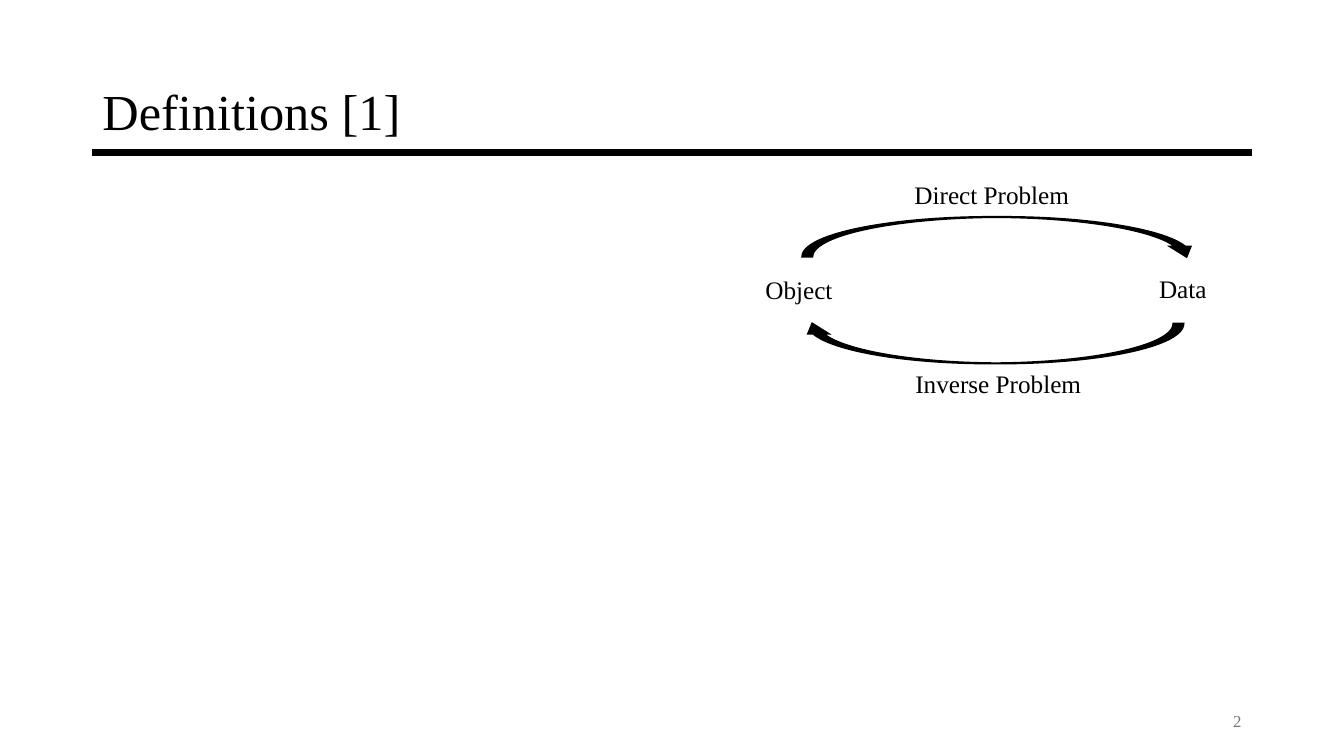
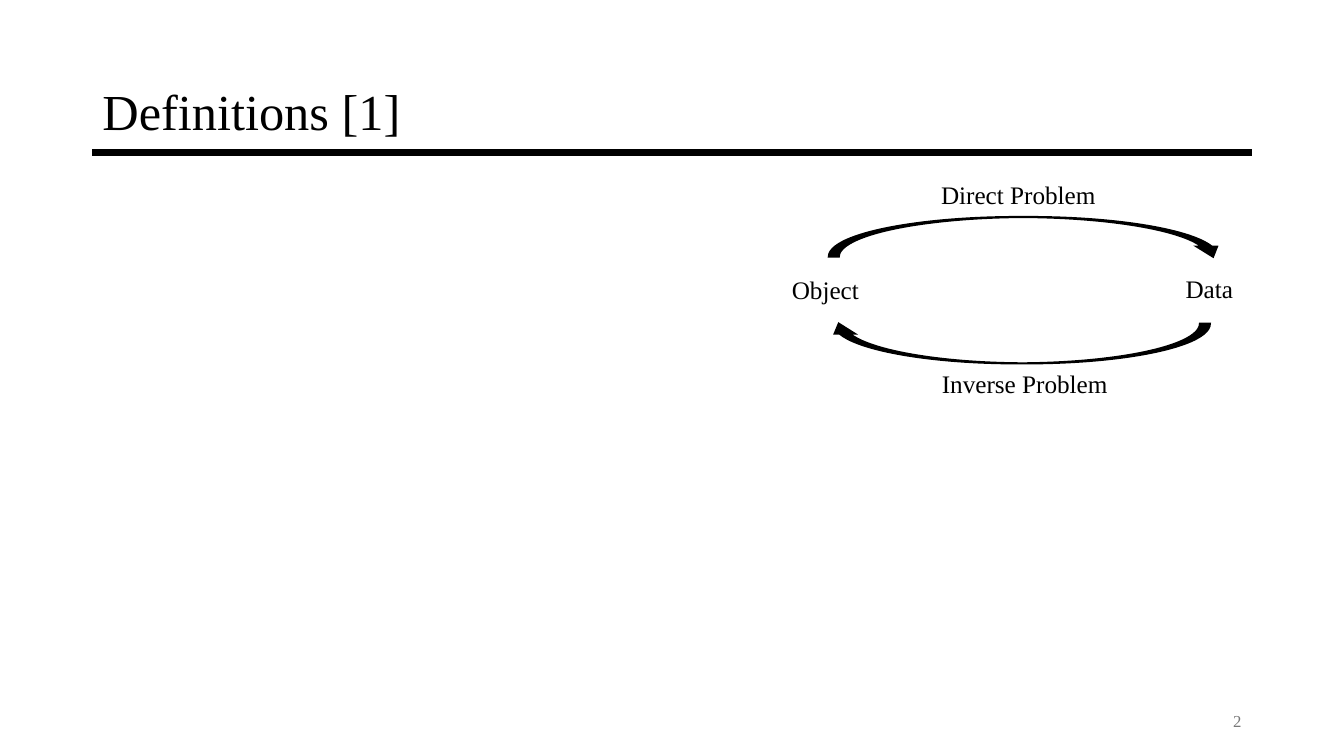
Before and after one commit to jyarch/inverse-mechanics-course, a slide deck: slide 2 of 0-Introduction/0-Introduction.pptx. Drawn at 1344x756 pixels with LibreOffice and Linux fonts; fonts in the diff are those of the drawing; grey boxes stand for pictures. Boxes give left, top, right and bottom in pixels: in the first picture for what was removed or moved away, otherwise in the second. Text is boxed around its words. In the diff, an @@ line names an element or a change of style, - is before the commit and + after.

Commit message:
Update 0-Introduction.pptx
Update definitions and examples for clarity and conciseness

```diff
--- a/0-Introduction/0-Introduction.pptx
+++ b/0-Introduction/0-Introduction.pptx
@@ text "Direct Problem": place and size @@
-text "Direct Problem" at [914, 186, 1069, 205]
+text "Direct Problem" at [941, 186, 1095, 205]
@@ 2 texts, 2 curved down arrows: place and size @@
-2 texts, 2 curved down arrows at [765, 217, 1206, 363]
+2 texts, 2 curved down arrows at [792, 217, 1233, 363]
@@ text "Inverse Problem": place and size @@
-text "Inverse Problem" at [915, 375, 1081, 394]
+text "Inverse Problem" at [942, 375, 1107, 394]
```
Also in this commit, not shown: 6 other slides changed, 2 slides added, 1 slide removed.
